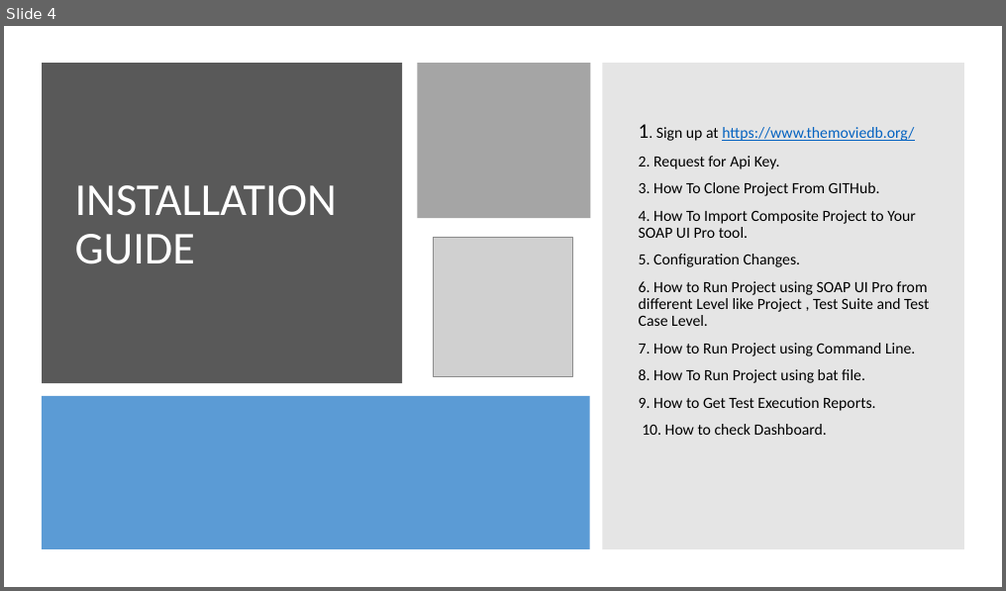
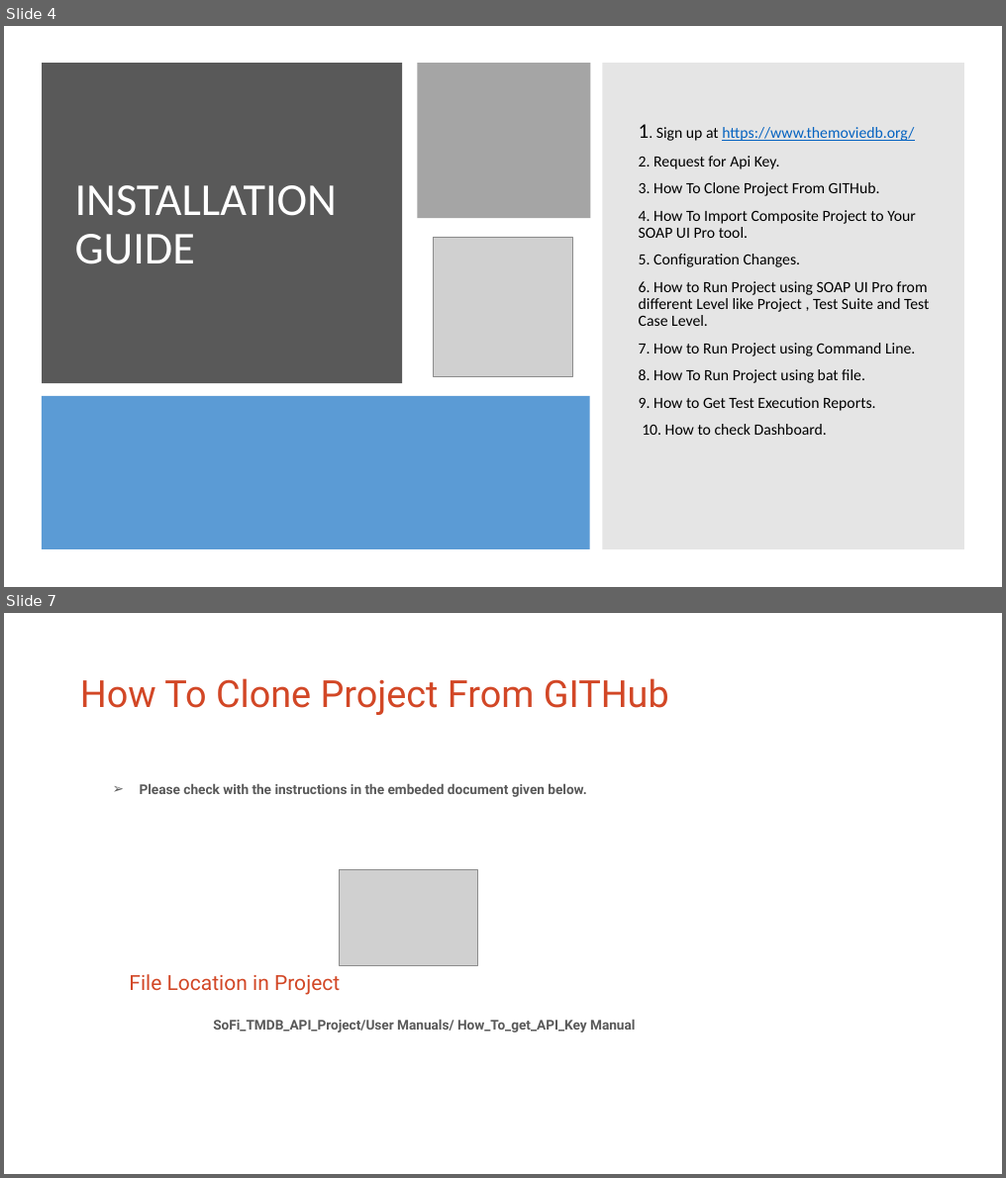
Before and after one commit to arpans2112/SoFi_TMDB_API_Project, a slide deck: SoFi TMDB Api Project User Guide.pptx. Shown one above the other, each under a label of ours: slide 4 before the commit, slides 4 and 7 after it; the slides between them are not shown. The pictures are 1006x591 and 1006x1178 pixels, drawn with LibreOffice and Linux fonts; fonts in the diff are those of the drawing; grey boxes stand for pictures. Boxes give left, top, right and bottom in pixels: in the first picture for what was removed or moved away, otherwise in the second. Text is boxed around its words. In the diff, an @@ line names an element or a change of style, - is before the commit and + after.

Commit message:
User Manual folder is updated

```diff
--- a/SoFi TMDB Api Project User Guide.pptx
+++ b/SoFi TMDB Api Project User Guide.pptx
@@ slide 7 added at (4,613,1002,1174), background #FFFFFF @@
@@ title added at (80,678,669,715), 36 pt, text #D24726 @@
+How To Clone Project From GITHub
@@ text added at (140,783,587,797), 13 pt, text #595959, bold @@
+➢ Please check with the instructions in the embeded document given below.
@@ picture added at (339,870,477,966) @@
@@ text added at (129,974,635,1033), 13 pt, text #595959, bold @@
+File Location in Project
+SoFi_TMDB_API_Project/User Manuals/ How_To_get_API_Key Manual
```
Also in this commit, not shown: 3 slides changed, 2 other files.
